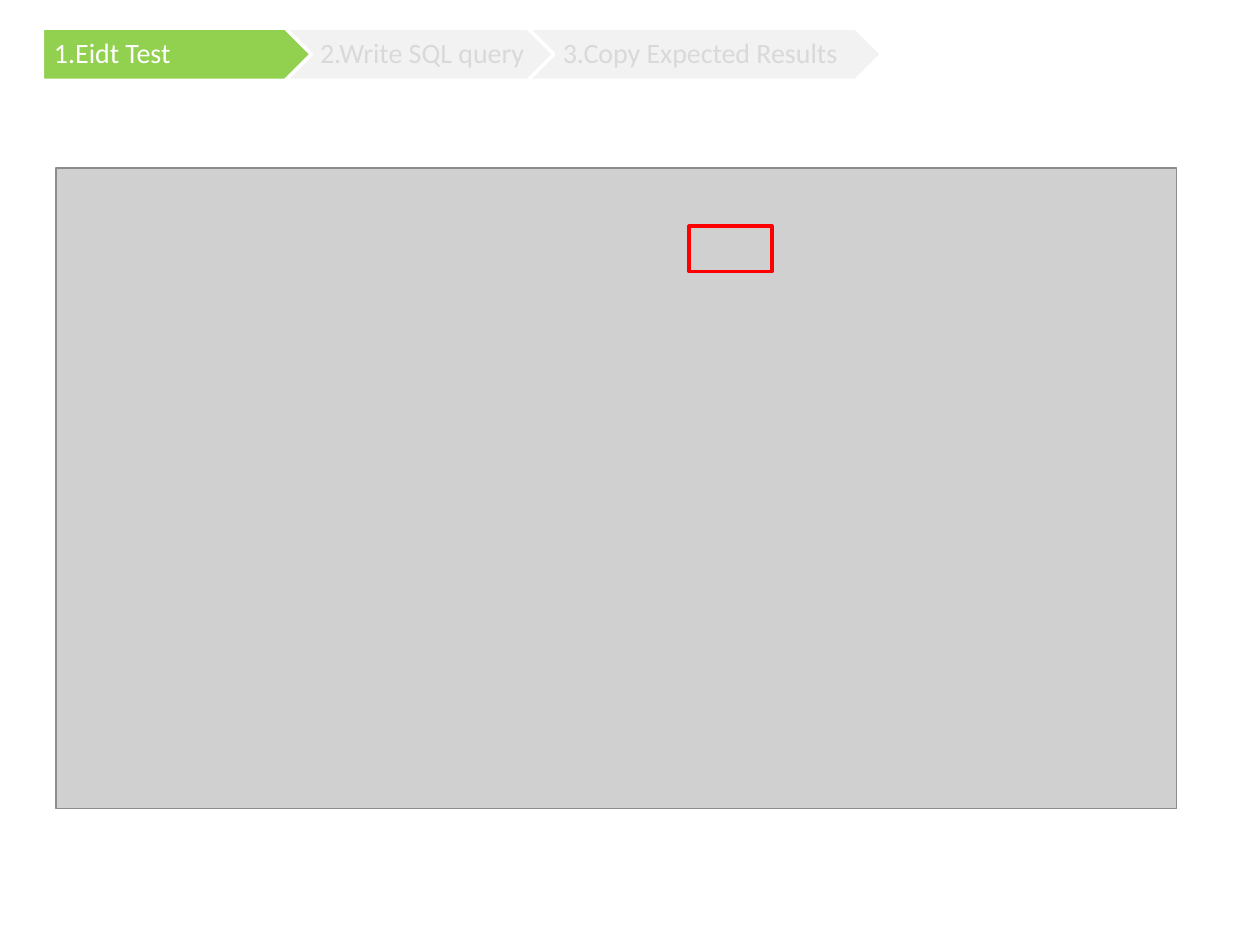
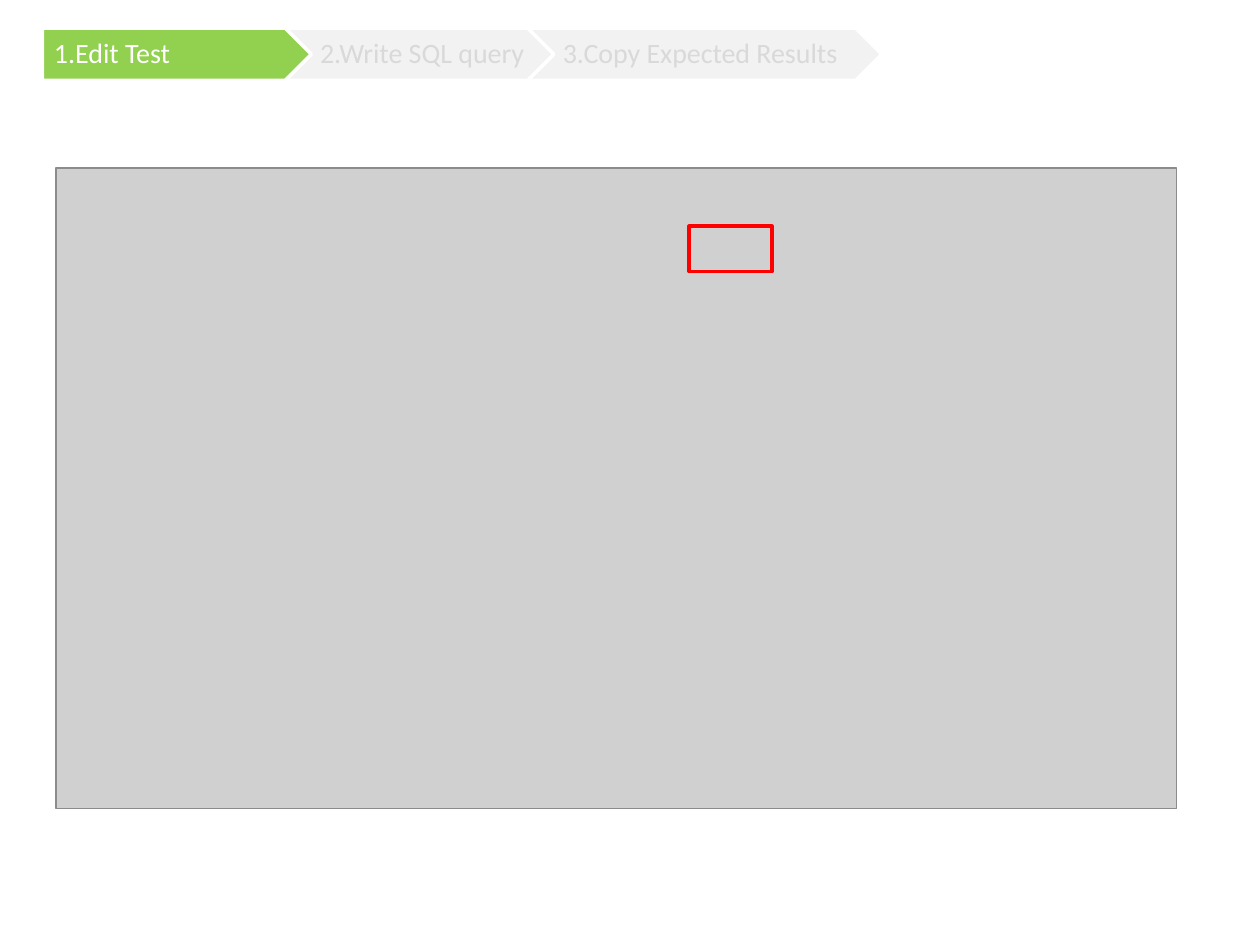
Before and after one commit to rvunnava/axcept-documentation, a slide deck: slide 1 of ppt/EditTest.ppsx. Drawn at 1260x945 pixels with LibreOffice and Linux fonts; fonts in the diff are those of the drawing; grey boxes stand for pictures. Boxes give left, top, right and bottom in pixels: in the first picture for what was removed or moved away, otherwise in the second. Text is boxed around its words. In the diff, an @@ line names an element or a change of style, - is before the commit and + after.

```diff
--- a/ppt/EditTest.ppsx
+++ b/ppt/EditTest.ppsx
@@ text at [54, 43, 170, 63]: text changed @@
-1.Eidt Test
+1.Edit Test
```
Also in this commit, not shown: 5 other files.
